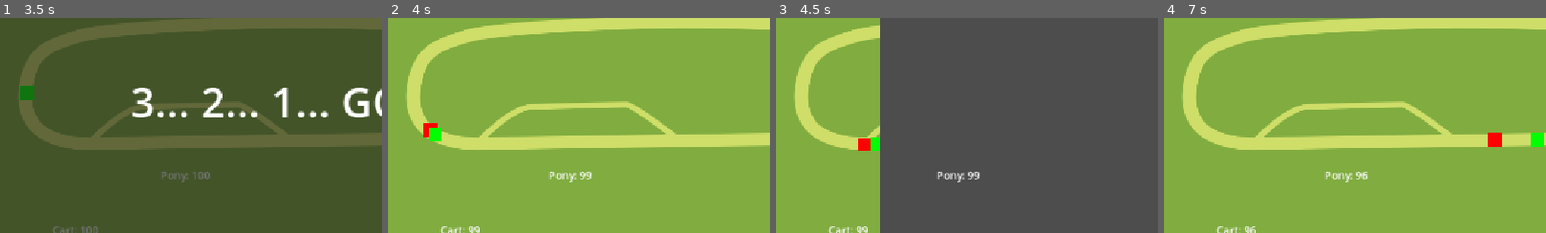
Above: before the commit, frames 1-4 (left to right).
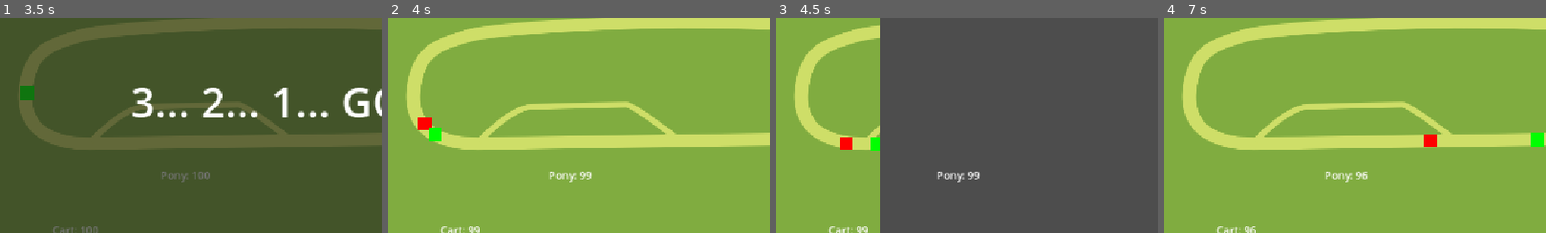
Above: after the commit, the same moments.

Repository: gams-n-such/GMTK2025
Game: Godot game, scene res://MainMenu/main_menu.tscn
Two runs of this game, one before a commit and one after it. Both use one fixed random seed, a clock stepped at 60 frames per second and the inputs below.
Inputs:
- Up to frame 1 (3.5 s): click "Play" at 0.5 s; click "Request pit-stop" at 1.25 s; click "prepare rider" at 2 s; click "prepare pony" at 2.75 s
- Up to frame 2 (4 s): click "prepare chariot" at 3.5 s
- Up to frame 3 (4.5 s): click "prepare wheels" at 4.25 s
- Up to frame 4 (7 s): click "press me 3 times" at 5 s; click "press me 2 times" at 5.75 s; click "press me 1 times" at 6.5 s
The pictures show only the part of the screen within x 14-64%, y 31-81%; the shares and areas given below are measured in that part.

Frame 1 is identical in both runs. In frame 2, 0.2% of the frame differs, in the area x 7-13%, y 46-56%; in frame 3, 0.4%; in frame 4, 0.5%, in the area x 68-89%, y 53-60%.

Commit message:
Move AI racers to RaceConfig

Diff:
--- a/Gameplay/Core/race_config.gd
+++ b/Gameplay/Core/race_config.gd
@@ -4,5 +4,8 @@
 
 @export_category("Race")
 @export var num_laps : int = 5
-@export var num_opponents : int = 5
 @export var track : TrackConfig
+
+@export_category("Racers")
+@export var enable_ai_racers : bool = true
+@export var ai_racers : Array[AiRacerPreset]
--- a/Gameplay/Race/race.gd
+++ b/Gameplay/Race/race.gd
@@ -33,14 +33,10 @@
 
 	spawn_player()
 
-	if enable_ai_racers:
+	if config.enable_ai_racers:
 		spawn_ai_racers()
 
 #region Racers
-
-@export_category("Racers")
-@export var enable_ai_racers : bool = true
-@export var ai_racers : Array[AiRacerPreset]
 
 var racers : Array[Racer]
 
@@ -52,7 +48,7 @@
 	return new_racer
 
 func spawn_ai_racers() -> void:
-	for preset in ai_racers:
+	for preset in config.ai_racers:
 		var racer := spawn_racer(preset.id, preset.racer_config)
 		var enemy_ai := racer_ai_scene.instantiate() as EnemyAI
 		# TODO: spawning default aiconfig atm
--- a/Gameplay/Race/race.tscn
+++ b/Gameplay/Race/race.tscn
@@ -1,59 +1,15 @@
-[gd_scene load_steps=15 format=3 uid="uid://1pgeprnsdwn6"]
+[gd_scene load_steps=7 format=3 uid="uid://1pgeprnsdwn6"]
 
 [ext_resource type="Script" uid="uid://bxcmj60hlbwkj" path="res://Gameplay/Race/race.gd" id="1_8knmq"]
 [ext_resource type="PackedScene" uid="uid://c6hbnr5mqtmq2" path="res://Gameplay/Race/race_track.tscn" id="2_4wokk"]
 [ext_resource type="Resource" uid="uid://c5qotdv4p1y1d" path="res://Testing/test_race.tres" id="2_b3jxk"]
-[ext_resource type="Script" uid="uid://q01tfoh4eyqt" path="res://Gameplay/Core/racer_id.gd" id="3_2c68n"]
-[ext_resource type="Script" uid="uid://b406rglj2h4rc" path="res://Gameplay/AI/ai_racer_preset.gd" id="3_6it45"]
 [ext_resource type="PackedScene" uid="uid://dcuu2ev51nk5s" path="res://Gameplay/Pit/gameplay_ui.tscn" id="4_oxb2p"]
-[ext_resource type="Script" uid="uid://ck4owvald5kfg" path="res://Gameplay/AI/ai_config.gd" id="4_sxpfx"]
 [ext_resource type="Texture2D" uid="uid://dxu21mvsd31wk" path="res://Gameplay/Race/Assets/RaceBG.svg" id="4_y1ihq"]
 [ext_resource type="PackedScene" uid="uid://dmx2xeu6nhjl0" path="res://Gameplay/Racer/Status/racer_status.tscn" id="6_hybnw"]
-[ext_resource type="Script" uid="uid://8i5np0vgso3l" path="res://Gameplay/Core/racer_config.gd" id="6_ps6rc"]
-
-[sub_resource type="Resource" id="Resource_6it45"]
-script = ExtResource("4_sxpfx")
-ai_hp_level_for_pit_stop = 30.0
-ai_pit_duration = 3.0
-metadata/_custom_type_script = "uid://ck4owvald5kfg"
-
-[sub_resource type="Resource" id="Resource_ps6rc"]
-script = ExtResource("3_2c68n")
-name = "Anon"
-color = Color(1, 0, 0, 1)
-metadata/_custom_type_script = "uid://q01tfoh4eyqt"
-
-[sub_resource type="Resource" id="Resource_lgadq"]
-script = ExtResource("6_ps6rc")
-speed = 10.0
-limp_speed = 1.0
-parts_durability = Dictionary[int, float]({
-0: 35.0,
-1: 100.0,
-2: 100.0,
-3: 100.0,
-4: 100.0
-})
-parts_decay_speed = Dictionary[int, float]({
-0: 1.0,
-1: 1.0,
-2: 1.0,
-3: 1.0,
-4: 1.0
-})
-metadata/_custom_type_script = "uid://8i5np0vgso3l"
-
-[sub_resource type="Resource" id="Resource_3qs5q"]
-script = ExtResource("3_6it45")
-id = SubResource("Resource_ps6rc")
-ai_config = SubResource("Resource_6it45")
-racer_config = SubResource("Resource_lgadq")
-metadata/_custom_type_script = "uid://b406rglj2h4rc"
 
 [node name="Race" type="Node2D"]
 script = ExtResource("1_8knmq")
 config = ExtResource("2_b3jxk")
-ai_racers = Array[ExtResource("3_6it45")]([SubResource("Resource_3qs5q")])
 
 [node name="BG" type="Sprite2D" parent="."]
 texture = ExtResource("4_y1ihq")
--- a/Testing/test_race.tres
+++ b/Testing/test_race.tres
@@ -1,11 +1,55 @@
-[gd_resource type="Resource" script_class="RaceConfig" load_steps=3 format=3 uid="uid://c5qotdv4p1y1d"]
+[gd_resource type="Resource" script_class="RaceConfig" load_steps=11 format=3 uid="uid://c5qotdv4p1y1d"]
 
 [ext_resource type="Script" uid="uid://cqrmf2l5iinyp" path="res://Gameplay/Core/race_config.gd" id="1_08443"]
+[ext_resource type="Script" uid="uid://b406rglj2h4rc" path="res://Gameplay/AI/ai_racer_preset.gd" id="1_kj21h"]
 [ext_resource type="Resource" uid="uid://wc5dchweby5u" path="res://Testing/test_track.tres" id="2_hdvsc"]
+[ext_resource type="Script" uid="uid://ck4owvald5kfg" path="res://Gameplay/AI/ai_config.gd" id="2_i43qv"]
+[ext_resource type="Script" uid="uid://q01tfoh4eyqt" path="res://Gameplay/Core/racer_id.gd" id="3_tubtr"]
+[ext_resource type="Script" uid="uid://8i5np0vgso3l" path="res://Gameplay/Core/racer_config.gd" id="4_d0sdk"]
+
+[sub_resource type="Resource" id="Resource_axcys"]
+script = ExtResource("2_i43qv")
+ai_hp_level_for_pit_stop = 30.0
+ai_pit_duration = 3.0
+metadata/_custom_type_script = "uid://ck4owvald5kfg"
+
+[sub_resource type="Resource" id="Resource_r5qmt"]
+script = ExtResource("3_tubtr")
+name = "Anon"
+color = Color(1, 0, 0, 1)
+metadata/_custom_type_script = "uid://q01tfoh4eyqt"
+
+[sub_resource type="Resource" id="Resource_sd6hr"]
+script = ExtResource("4_d0sdk")
+speed = 7.0
+limp_speed = 1.0
+parts_durability = Dictionary[int, float]({
+0: 100.0,
+1: 100.0,
+2: 100.0,
+3: 100.0,
+4: 100.0
+})
+parts_decay_speed = Dictionary[int, float]({
+0: 1.0,
+1: 1.0,
+2: 1.0,
+3: 1.0,
+4: 1.0
+})
+metadata/_custom_type_script = "uid://8i5np0vgso3l"
+
+[sub_resource type="Resource" id="Resource_5nl0c"]
+script = ExtResource("1_kj21h")
+id = SubResource("Resource_r5qmt")
+ai_config = SubResource("Resource_axcys")
+racer_config = SubResource("Resource_sd6hr")
+metadata/_custom_type_script = "uid://b406rglj2h4rc"
 
 [resource]
 script = ExtResource("1_08443")
 num_laps = 2
-num_opponents = 0
 track = ExtResource("2_hdvsc")
+enable_ai_racers = true
+ai_racers = Array[ExtResource("1_kj21h")]([SubResource("Resource_5nl0c")])
 metadata/_custom_type_script = "uid://cqrmf2l5iinyp"
